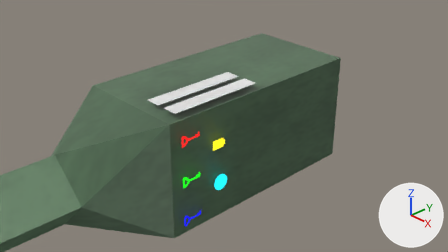
An edit to the Blender file assets/player_gun.blend, drawn before and after from the same camera.
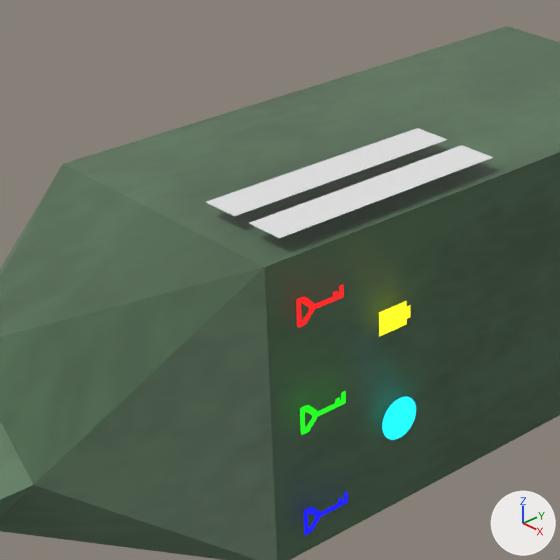
Each version appears first from the file's camera 'Camera', and next in a close-up on the part from 15% to 63% of the width and 9% to 94% of the height. The axes (+X, +Y, +Z) are drawn at lower right. The lights are the same throughout.
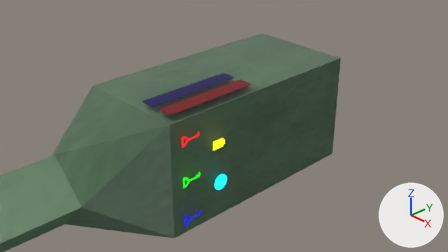
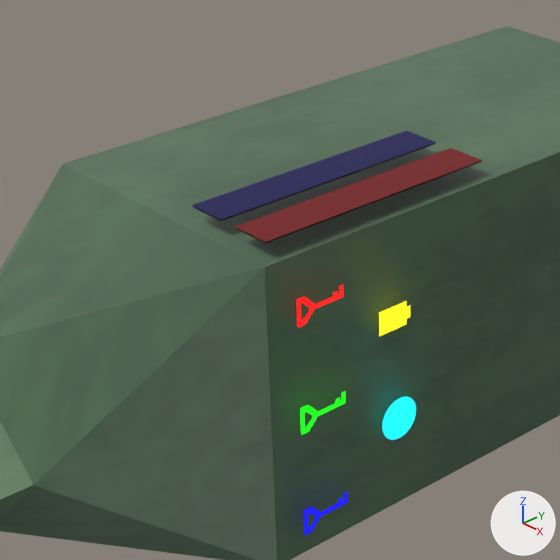
Location of each change, (x1, y1, x2, y2) in pixels of the close-ups (560 x 560 px):
'HealthBar', added (red)
    after: (235, 148, 482, 242)
'Plane', recoloured, moved
    before: (249, 145, 493, 238)
    after: (236, 161, 482, 243)
'EnergyBar', added (blue)
    after: (192, 131, 436, 220)
'Plane.001', recoloured, moved
    before: (206, 128, 447, 216)
    after: (192, 143, 437, 221)

Patch to the scene script:
```diff
--- a/assets/player_gun.blend.py
+++ b/assets/player_gun.blend.py
@@ mat_barbackdrop @@
+mat_barbackdrop = principled_material('BarBackdrop')
+mat_barbackdrop.base_color = (0.0, 0.0, 0.0)  # black #000000
@@ mat_energybar @@
+mat_energybar = principled_material('EnergyBar')
+mat_energybar.base_color = (0.00198, 0.0, 0.0908)  # dark blue #070055
@@ mat_healthbar @@
+mat_healthbar = principled_material('HealthBar')
+mat_healthbar.base_color = (0.184, 0.0, 0.001)  # dark red #770003
@@ me_plane_005 @@
 me_plane_005.from_pydata(...)  # 4 vertices, 1 face; spans x -1.0..1.0, y -1.0..1.0, z 0.0
 # used by ob_plane; location = (0.8, -1.0, 1.1); scale = (0.137, 0.846, 1.0)
+# me_plane_005 part 1: the whole mesh is moved by (0.0, 1.0, 0.0)
+me_plane_005.materials.append(mat_barbackdrop)  # black #000000
@@ me_plane_006 @@
 me_plane_006.from_pydata(...)  # 4 vertices, 1 face; spans x -1.0..1.0, y -1.0..1.0, z 0.0
 # used by ob_plane_001; location = (0.4, -1.0, 1.1); scale = (0.137, 0.846, 1.0)
+# me_plane_006 part 2: the whole mesh is moved by (0.0, 1.0, 0.0)
+me_plane_006.materials.append(mat_barbackdrop)  # black #000000
@@ me_plane_010 @@
+me_plane_010.from_pydata([(-0.14, 0.0, 0.0), (0.14, 0.0, 0.0), (-0.14, 1.69, 0.0), (0.14, 1.69, 0.0)], [], [(0, 1, 3, 2)])
+me_plane_010.materials.append(mat_energybar)  # dark blue #070055
@@ me_plane_009 @@
+me_plane_009.from_pydata([(-0.14, 0.0, 0.0), (0.14, 0.0, 0.0), (-0.14, 1.69, 0.0), (0.14, 1.69, 0.0)], [], [(0, 1, 3, 2)])
+me_plane_009.materials.append(mat_healthbar)  # dark red #770003
@@ ob_plane @@
 ob_plane = bpy.data.objects.new('Plane', me_plane_005)
-ob_plane.location = (0.8, -1.0, 1.1)
+ob_plane.location = (0.8, -1.943, 1.1)
 ob_plane.scale = (0.137, 0.846, 1.0)
@@ ob_plane_001 @@
 ob_plane_001 = bpy.data.objects.new('Plane.001', me_plane_006)
-ob_plane_001.location = (0.4, -1.0, 1.1)
+ob_plane_001.location = (0.4, -1.943, 1.1)
 ob_plane_001.scale = (0.137, 0.846, 1.0)
@@ ob_energybar @@
+ob_energybar = bpy.data.objects.new('EnergyBar', me_plane_010)
+ob_energybar.location = (0.4, -1.943, 1.108)
@@ ob_healthbar @@
+ob_healthbar = bpy.data.objects.new('HealthBar', me_plane_009)
+ob_healthbar.location = (0.8, -1.943, 1.108)
```
